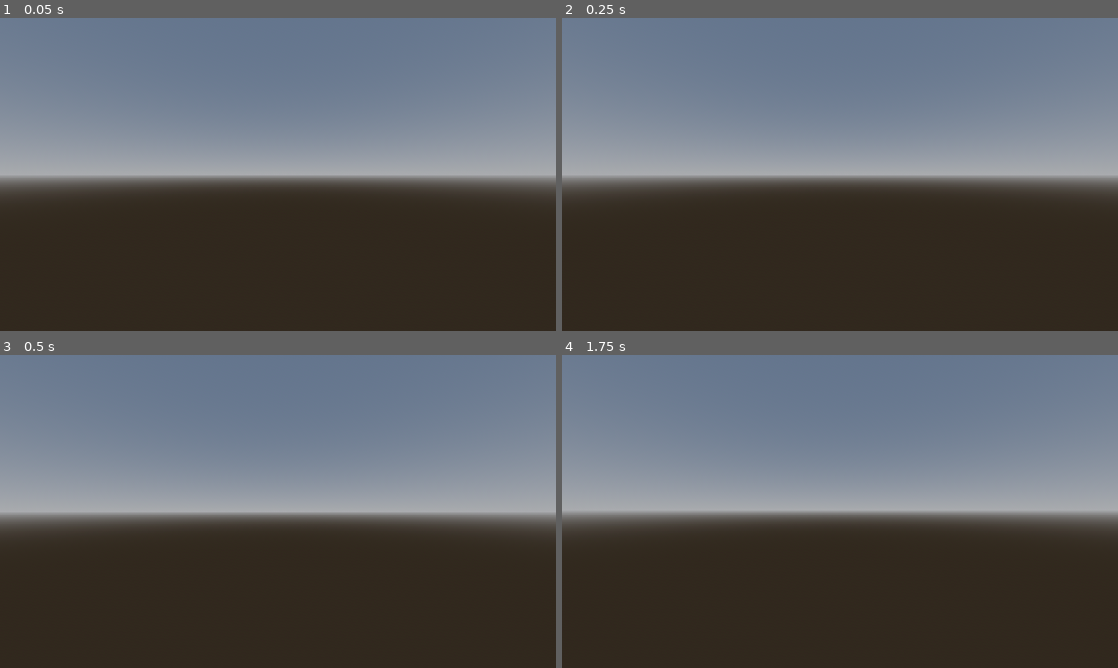
Above: before the commit, frames 1-4 (two rows, left to right).
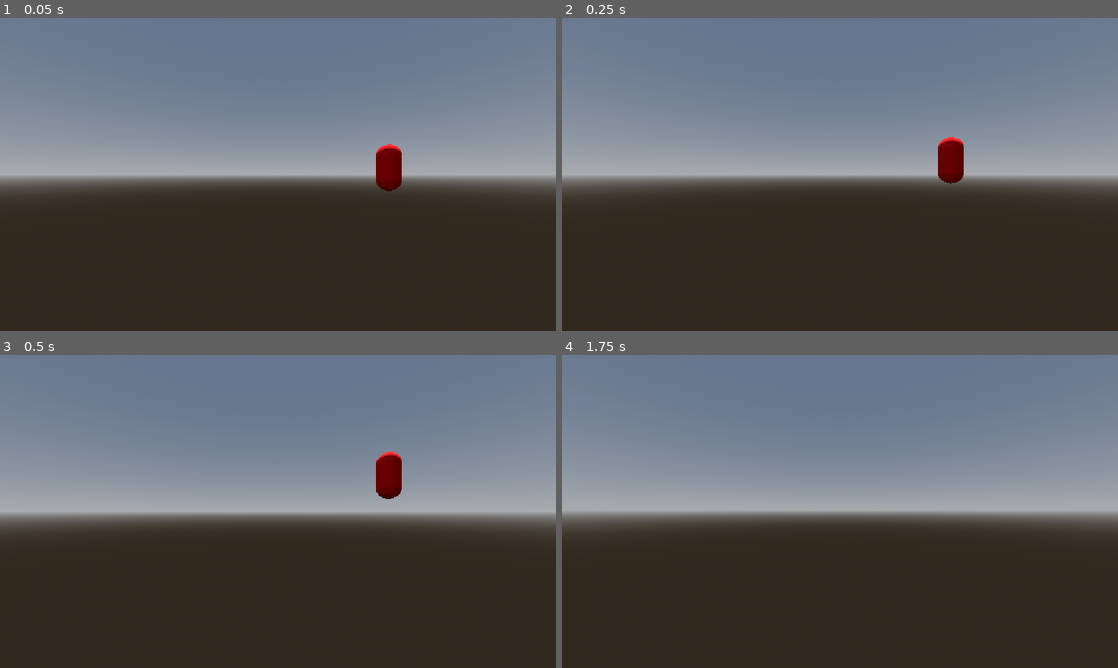
Above: after the commit, the same moments.

Repository: MarioSuper999/Godot_Dih_Mah_Tih
Game: Godot game, scene res://scenes/game.tscn
The game is run twice, just before and just after one commit, with the same random seed, the same clock (stepped at 60 frames per second) and the same inputs.
Inputs (mouse positions are in pixels of both pictures, inside the frame that each line leads up to):
- Up to frame 1 (0.05 s): no input
- Up to frame 2 (0.25 s): no input
- Up to frame 3 (0.5 s): no input
- Up to frame 4 (1.75 s): move the mouse to (962, 495) at 0.52 s; hold D (input_right) 0.53-1.28 s; tap Shift (input_sprint) at 0.6, 1.35 s; click (962, 495) at 0.67 s; tap Space (input_jump) at 0.77, 1.52 s; move the mouse to (812, 511) at 1.27 s; hold W (input_forward) from 1.28 s (still down)

The runs differ from the first frame. In frame 1, 0.6% of the frame differs, in the area x 67-73%, y 40-56%; in frame 2, 0.6%; in frame 3, 0.6%, in the area x 67-73%, y 30-46%; in frame 4, nothing differs.

Commit message:
hab mit pathfinding angefangen und warte auf boden von timo weil ich angst habe neun boden zu machen und den wieder zu löschen idk

Diff:
--- /dev/null
+++ b/scenes/da_monsta.tscn
@@ -0,0 +1,24 @@
+[gd_scene format=3 uid="uid://ba3vtpoeac6lw"]
+
+[ext_resource type="Script" uid="uid://i5q1pdxvaymv" path="res://scripts/Enemy-Script.gd" id="1_8aro7"]
+
+[sub_resource type="CapsuleMesh" id="CapsuleMesh_yj7vy"]
+
+[sub_resource type="StandardMaterial3D" id="StandardMaterial3D_p8bru"]
+albedo_color = Color(1, 0, 0, 1)
+
+[sub_resource type="BoxShape3D" id="BoxShape3D_c40bg"]
+size = Vector3(1, 2, 1)
+
+[node name="Da_Monsta" type="CharacterBody3D" unique_id=1269639112]
+script = ExtResource("1_8aro7")
+
+[node name="MeshInstance3D" type="MeshInstance3D" parent="." unique_id=1796173763]
+mesh = SubResource("CapsuleMesh_yj7vy")
+surface_material_override/0 = SubResource("StandardMaterial3D_p8bru")
+
+[node name="CollisionShape3D" type="CollisionShape3D" parent="." unique_id=857171323]
+shape = SubResource("BoxShape3D_c40bg")
+
+[node name="NavigationAgent3D" type="NavigationAgent3D" parent="." unique_id=2068742219]
+debug_enabled = true
--- a/scenes/game.tscn
+++ b/scenes/game.tscn
@@ -1,5 +1,7 @@
 [gd_scene format=3 uid="uid://c5hkbw7v06nu8"]
 
+[ext_resource type="Script" uid="uid://c5c4y6ce5ppea" path="res://scripts/Game.gd" id="1_lnu2h"]
+[ext_resource type="PackedScene" uid="uid://ba3vtpoeac6lw" path="res://scenes/da_monsta.tscn" id="2_lnu2h"]
 [ext_resource type="PackedScene" uid="uid://cau53ipnrku4w" path="res://scenes/player.tscn" id="2_yqjtg"]
 
 [sub_resource type="ProceduralSkyMaterial" id="ProceduralSkyMaterial_uwrxv"]
@@ -14,7 +16,10 @@
 sky = SubResource("Sky_yqjtg")
 glow_enabled = true
 
+[sub_resource type="NavigationMesh" id="NavigationMesh_yj7vy"]
+
 [node name="Game" type="Node3D" unique_id=1776949651]
+script = ExtResource("1_lnu2h")
 
 [node name="WorldEnvironment" type="WorldEnvironment" parent="." unique_id=998541414]
 environment = SubResource("Environment_lnu2h")
@@ -23,5 +28,11 @@
 transform = Transform3D(-0.8660254, -0.43301278, 0.25, 0, 0.49999997, 0.86602545, -0.50000006, 0.75, -0.43301266, 0, 0, 0)
 shadow_enabled = true
 
-[node name="Node3D" parent="." unique_id=1196026899 instance=ExtResource("2_yqjtg")]
-transform = Transform3D(1, 0, 0, 0, 1, 0, 0, 0, 1, 0.23332262, 10.49604, -0.18941355)
+[node name="NavigationRegion3D" type="NavigationRegion3D" parent="." unique_id=921410912]
+navigation_mesh = SubResource("NavigationMesh_yj7vy")
+
+[node name="Da_Monsta" parent="." unique_id=1269639112 instance=ExtResource("2_lnu2h")]
+transform = Transform3D(1, 0, 0, 0, 1, 0, 0, 0, 1, 0, 1.7846398, 0)
+
+[node name="Player" parent="." unique_id=1196026899 instance=ExtResource("2_yqjtg")]
+transform = Transform3D(1, 0, 0, 0, 1, 0, 0, 0, 1, -4.7730637, 0, 8.801432)
--- a/scenes/player.tscn
+++ b/scenes/player.tscn
@@ -6,7 +6,7 @@
 
 [sub_resource type="BoxShape3D" id="BoxShape3D_hijj4"]
 
-[node name="Node3D" type="CharacterBody3D" unique_id=1196026899]
+[node name="Player" type="CharacterBody3D" unique_id=1196026899]
 script = ExtResource("1_gngvk")
 
 [node name="MeshInstance3D" type="MeshInstance3D" parent="." unique_id=1131074661]
--- /dev/null
+++ b/scripts/Enemy-Script.gd
@@ -0,0 +1,71 @@
+extends CharacterBody3D
+
+@export var base_speed : float = 5.0
+@export var sprint_speed : float = 7.5
+
+@onready var nav_agent = $NavigationAgent3D
+
+var behavioral_attributes := ["normal","lurking","aggressive","semi_random"]
+var actional_attributes := ["venting","checking","running","crawling","climbing","sight"]
+var scary_attributes := ["mimicry","paranoia","schizophrenia"]
+var current_attributes := []
+
+var current_behavior : String = behavioral_attributes.pick_random()
+var is_spawned : bool = false
+var has_target : bool = true
+var move_speed : float = 0.0
+
+func _ready() -> void:
+	pass
+func _process(delta: float) -> void:
+	pass
+func _physics_process(delta: float) -> void:
+	if not is_on_floor():
+		velocity += get_gravity() * delta
+	if has_target:
+		if current_attributes.has("running") and target_in_running_range():
+			move_speed = sprint_speed
+		else:
+			move_speed = base_speed
+		var current_location = global_transform.origin
+		var next_location = nav_agent.get_next_path_position()
+		var new_velocity = (next_location - current_location).normalized() * move_speed
+		var direction := global_position.direction_to(next_location)
+		var rotation_speed : float = 4.0
+		var target_rotation := direction.signed_angle_to(Vector3.MODEL_FRONT, Vector3.DOWN)
+		velocity = velocity.move_toward(new_velocity, 0.33)
+		#if abs(target_rotation - rotation.y) > deg_to_rad(60):
+			#rotation_speed *= move_toward(1,5,0.2)
+		#rotation.y = move_toward(rotation.y,target_rotation,delta * rotation_speed)
+		print(new_velocity,next_location,current_location,move_speed)
+	move_and_slide()
+
+# pathfinding functions here:
+func update_target_location(target_location):
+	nav_agent.target_position = target_location
+func pathfinding():
+	pass
+func target_in_running_range():
+	pass
+
+# functions for actional attributes here:
+func venting():
+	pass
+func checking():
+	pass
+func running():
+	pass
+func crawling():
+	pass
+func climbing():
+	pass
+func sight():
+	pass
+
+# functions for scary attributes here:
+func mimicry():
+	pass
+func paranoia():
+	pass
+func schizophrenia():
+	pass
--- /dev/null
+++ b/scripts/Game.gd
@@ -0,0 +1,7 @@
+extends Node
+@onready var player = $Player
+@onready var da_monsta = $Da_Monsta
+
+func _physics_process(delta: float):
+	da_monsta.update_target_location(player.global_transform.origin)
+	print("player_pos: " + str(player.global_transform.origin))
Not shown, added: scripts/Enemy-Script.gd.uid
Not shown, added: scripts/Game.gd.uid
